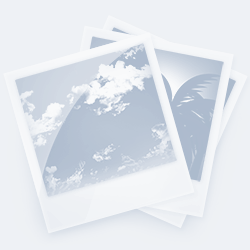
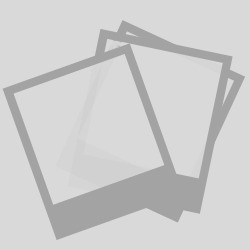
Layer changes from the first (250, 250) image to the second:
added layer "Shape 1 copy 2" (60%) above "Layer 1" over [2, 20, 246, 240]
hid "Layer 1", opacity 40% → 30%, moved it above "Layer 2", painted on it over [0, 0, 250, 250]
renamed "Layer 0" to "Layer 2", opacity 60% → 15%, painted on it over [0, 0, 250, 250]
